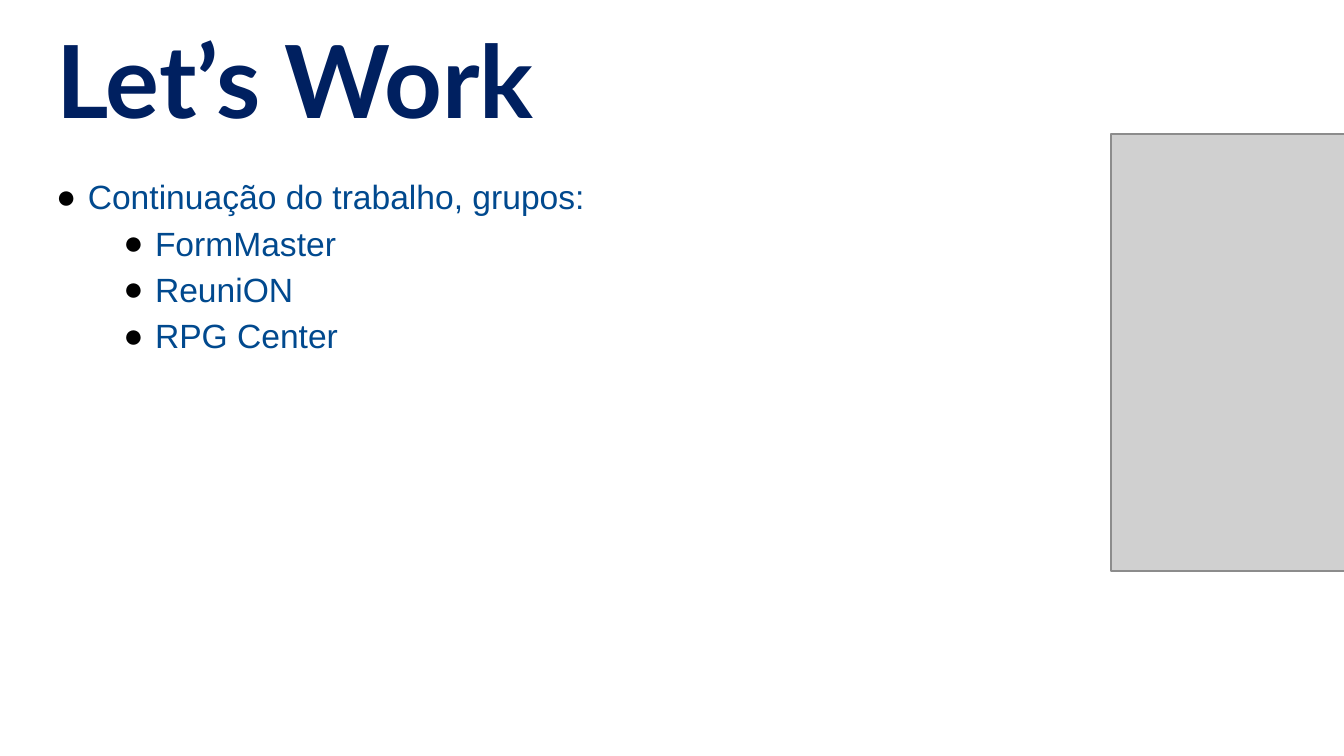
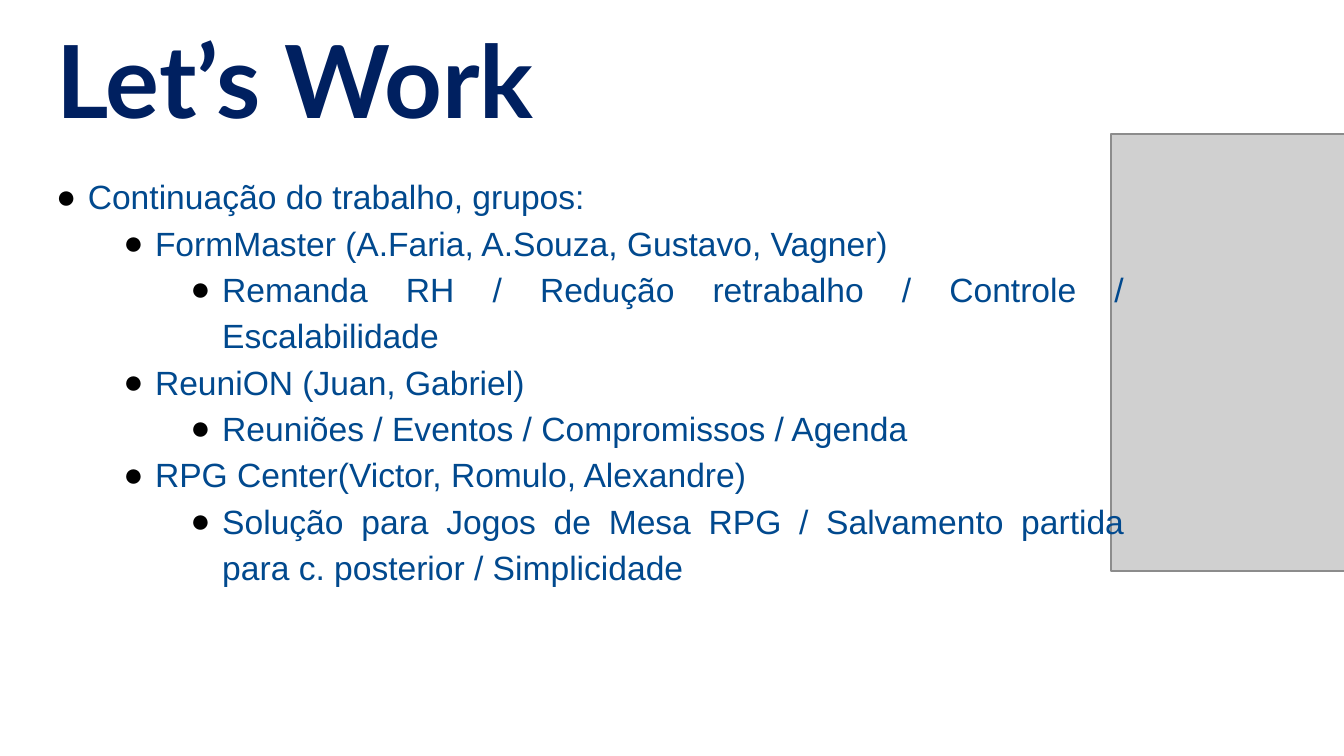
Before and after one commit to NaturalCoder/PY2, a slide deck: slide 2 of aula15/Aula15.pptx. Drawn at 1344x756 pixels with LibreOffice and Linux fonts; fonts in the diff are those of the drawing; grey boxes stand for pictures. Boxes give left, top, right and bottom in pixels: in the first picture for what was removed or moved away, otherwise in the second. Text is boxed around its words. In the diff, an @@ line names an element or a change of style, - is before the commit and + after.

```diff
--- a/aula15/Aula15.pptx
+++ b/aula15/Aula15.pptx
@@ text at box(155, 231, 1124, 586): text changed @@
-  ● FormMaster
-  ● ReuniON
-  ● RPG Center
+  ● FormMaster (A.Faria, A.Souza, Gustavo, Vagner)
+    ● Remanda RH / Redução retrabalho / Controle / Escalabilidade
+  ● ReuniON (Juan, Gabriel)
+    ● Reuniões / Eventos / Compromissos / Agenda
+  ● RPG Center(Victor, Romulo, Alexandre)
+    ● Solução para Jogos de Mesa RPG / Salvamento partida para c. posterior / Simplicidade
```
Also in this commit, not shown: 2 other files.
